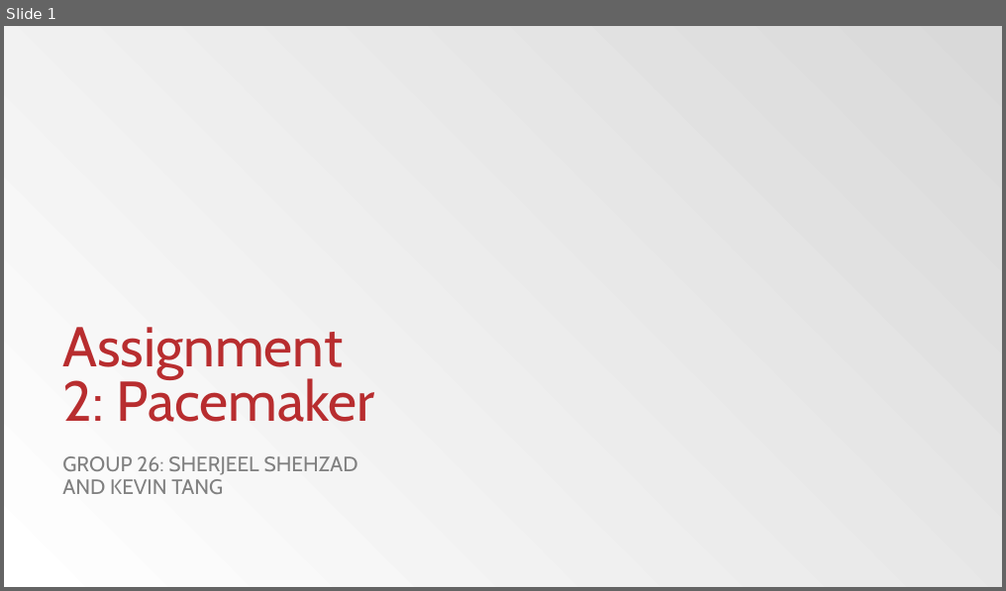
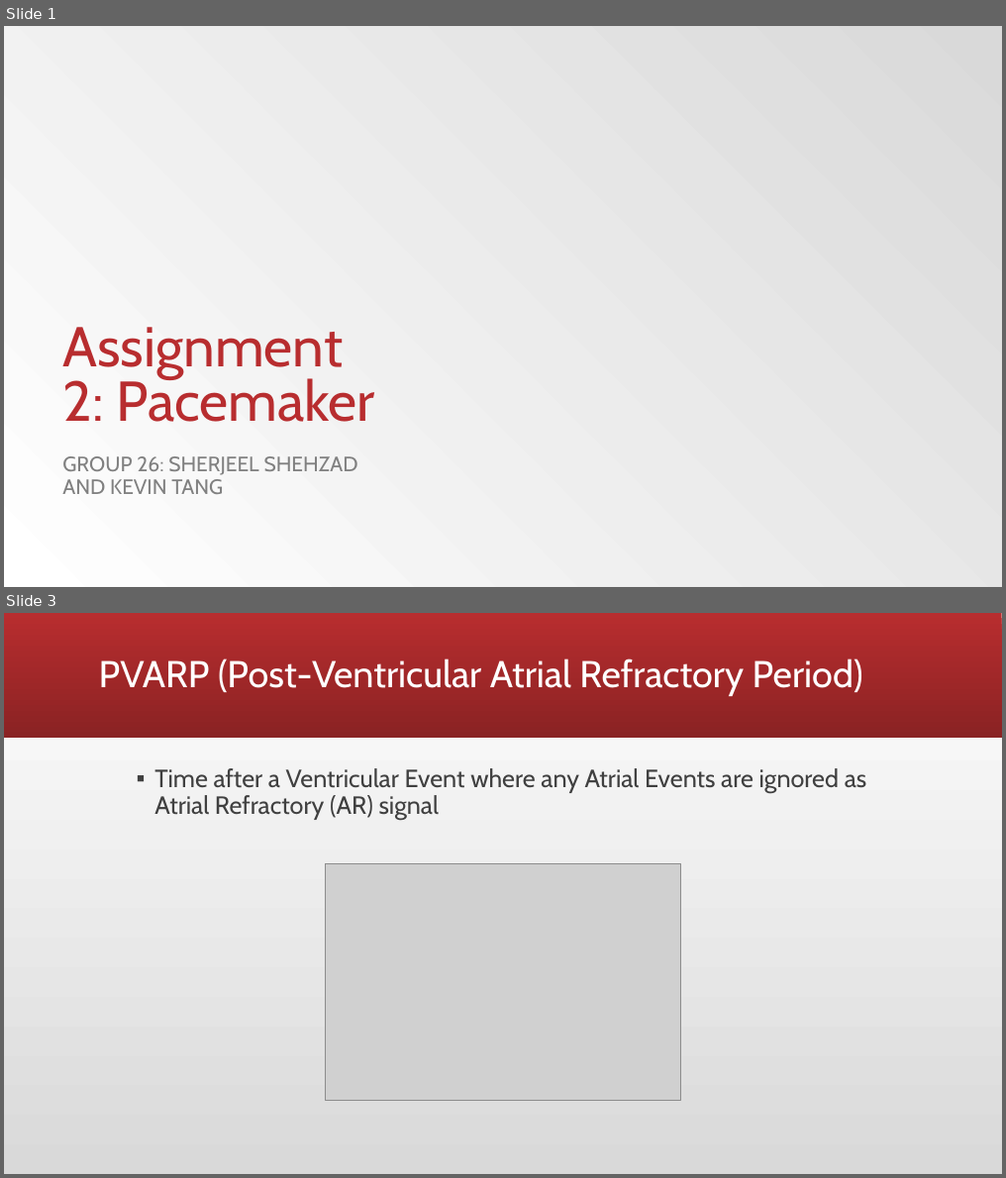
Before and after one commit to sherjeelshehzad/pacemaker, a slide deck: Assignment 2.pptx. Shown one above the other, each under a label of ours: slide 1 before the commit, slides 1 and 3 after it; the slides between them are not shown. The pictures are 1006x591 and 1006x1178 pixels, drawn with LibreOffice and Linux fonts; fonts in the diff are those of the drawing; grey boxes stand for pictures; background and template pictures are left out. Boxes give left, top, right and bottom in pixels: in the first picture for what was removed or moved away, otherwise in the second. Text is boxed around its words. In the diff, an @@ line names an element or a change of style, - is before the commit and + after.

```diff
--- a/Assignment 2.pptx
+++ b/Assignment 2.pptx
@@ slide 3 added at [4,613,1002,1174], background gradient #D9D9D9 to #FFFFFF @@
@@ rectangle added at [4,613,1002,738], fill gradient #B82D2F to #8A2223 @@
@@ title added at [99,659,863,696], 36 pt, text #FFFFFF @@
+PVARP (Post-Ventricular Atrial Refractory Period)
@@ text added at [154,768,867,821], 24 pt, text #404040 @@
+▪ Time after a Ventricular Event where any Atrial Events are ignored as Atrial Refractory (AR) signal
@@ picture added at [325,864,681,1101] @@
```
Also in this commit, not shown: 4 slides changed, 2 other slides added, 4 slides removed, 4 other files.
